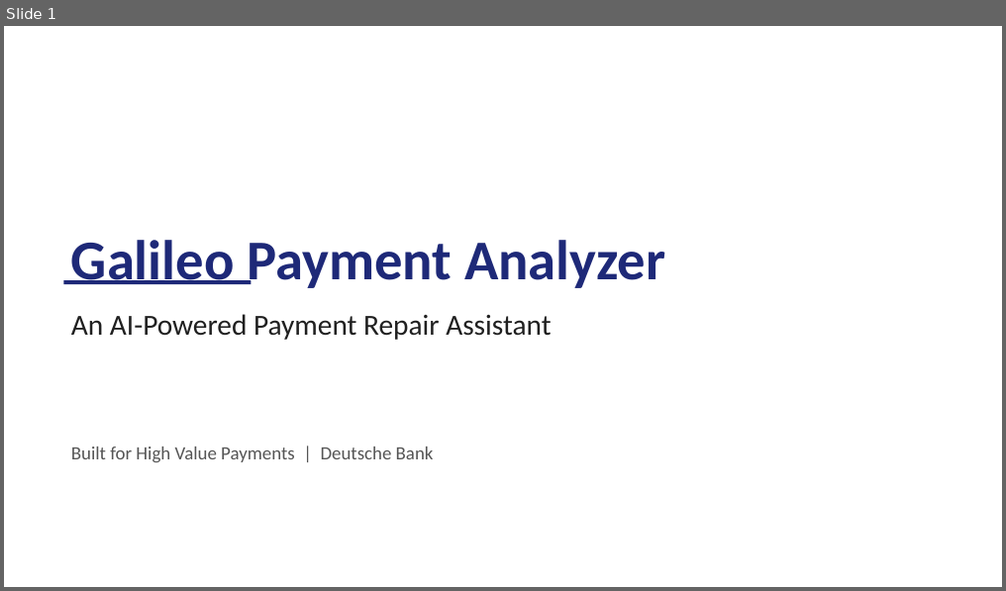
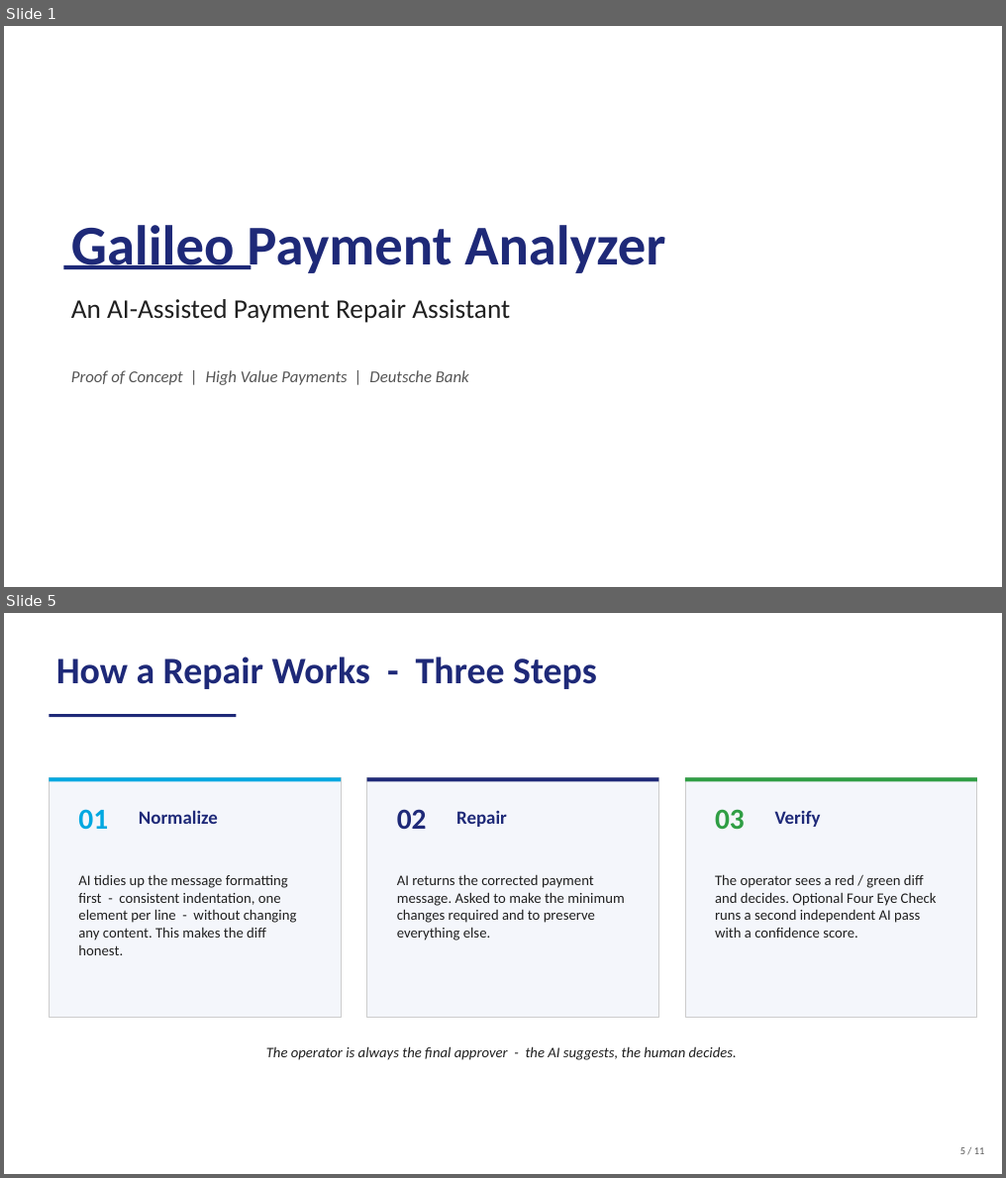
Before and after one commit to AdamJirari/Bank-Game, a slide deck: Galileo_Payment_Analyzer.pptx. Shown one above the other, each under a label of ours: slide 1 before the commit, slides 1 and 5 after it; the slides between them are not shown. The pictures are 1006x591 and 1006x1178 pixels, drawn with LibreOffice and Linux fonts; fonts in the diff are those of the drawing. Boxes give left, top, right and bottom in pixels: in the first picture for what was removed or moved away, otherwise in the second. Text is boxed around its words. In the diff, an @@ line names an element or a change of style, - is before the commit and + after.

```diff
--- a/Galileo_Payment_Analyzer.pptx
+++ b/Galileo_Payment_Analyzer.pptx
@@ slide 5 added at (4,613,1002,1174), background #FFFFFF @@
@@ text added at (56,657,597,689), 36 pt, text #1E2978, bold @@
+How a Repair Works - Three Steps
@@ rectangle added at (49,714,236,717), fill #1E2978 @@
@@ rectangle added at (49,777,341,1017), fill #F4F6FB, outline #CCCCCC 0.75 pt @@
@@ rectangle added at (49,777,341,782), fill #00A8E1 @@
@@ rectangle added at (367,777,659,1017), fill #F4F6FB, outline #CCCCCC 0.75 pt @@
@@ rectangle added at (367,777,659,782), fill #1E2978 @@
@@ rectangle added at (685,777,977,1017), fill #F4F6FB, outline #CCCCCC 0.75 pt @@
@@ rectangle added at (685,777,977,782), fill #2F9E44 @@
@@ text added at (78,809,108,830), 28 pt, text #00A8E1, bold @@
+01
@@ text added at (139,810,218,824), 18 pt, text #1E2978, bold @@
+Normalize
@@ text added at (397,809,427,829), 28 pt, text #1E2978, bold @@
+02
@@ text added at (456,811,507,827), 18 pt, text #1E2978, bold @@
+Repair
@@ text added at (715,809,745,829), 28 pt, text #2F9E44, bold @@
+03
@@ text added at (775,811,821,827), 18 pt, text #1E2978, bold @@
+Verify
@@ text added at (78,875,297,956), 14 pt, text #202020 @@
+AI tidies up the message formatting first - consistent indentation, one element per line - without changing any content. This makes the diff honest.
@@ text added at (397,874,624,941), 14 pt, text #202020 @@
+AI returns the corrected payment message. Asked to make the minimum changes required and to preserve everything else.
@@ text added at (715,874,937,938), 14 pt, text #202020 @@
+The operator sees a red / green diff and decides. Optional Four Eye Check runs a second independent AI pass with a confidence score.
@@ text added at (266,1047,737,1060), 14 pt, text #202020, italic @@
+The operator is always the final approver - the AI suggests, the human decides.
@@ text added at (960,1148,985,1155), 10 pt, text #555555 @@
+5 / 11
@@ slide 1 changed as well @@
@@ text "Galileo Payment Analyzer": place and size @@
-text "Galileo Payment Analyzer" at (71,240,665,288)
+text "Galileo Payment Analyzer" at (71,225,665,274)
@@ rectangle: place and size @@
-rectangle at (63,280,252,285)
+rectangle at (63,266,252,271)
@@ text at (71,299,510,323): text changed; size 28 to 26 pt @@
-An AI-Powered Payment Repair Assistant
+An AI-Assisted Payment Repair Assistant
@@ text at (71,371,469,385): text changed; size 18 to 16 pt; italic on @@
-Built for High Value Payments | Deutsche Bank
+Proof of Concept | High Value Payments | Deutsche Bank
```
Also in this commit, not shown: 3 other slides changed, 6 other slides added, 8 slides removed.
